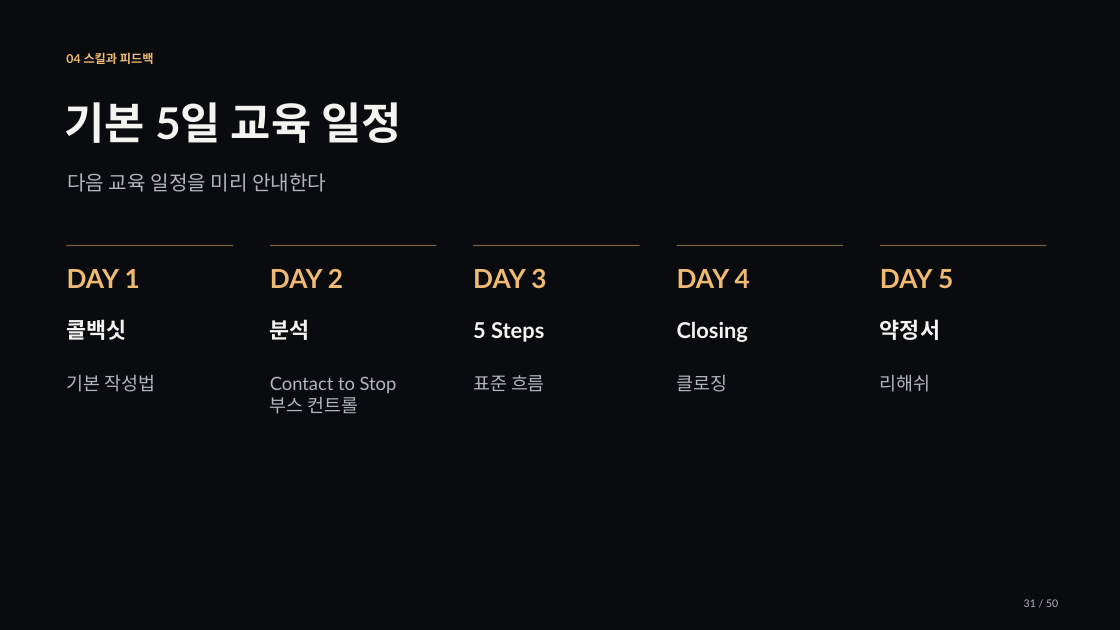
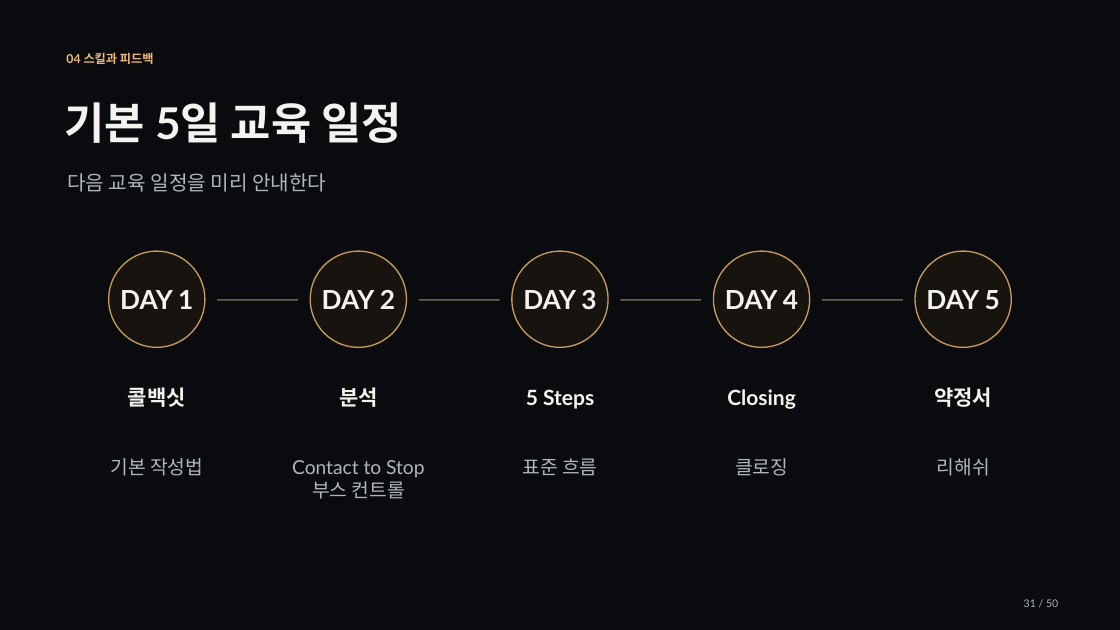
Before and after one commit to jaeyoung5178-bot/Presence, a slide deck: slide 31 of education/training/signature/training-signature.pptx. Drawn at 1120x630 pixels with LibreOffice and Linux fonts; fonts in the diff are those of the drawing. Boxes give left, top, right and bottom in pixels: in the first picture for what was removed or moved away, otherwise in the second. Text is boxed around its words. In the diff, an @@ line names an element or a change of style, - is before the commit and + after.

```diff
--- a/education/training/signature/training-signature.pptx
+++ b/education/training/signature/training-signature.pptx
@@ rectangle removed at bbox=[66, 245, 233, 247] @@
@@ text "DAY 1": place and size @@
-text "DAY 1" at bbox=[67, 269, 140, 288]
+text "DAY 1" at bbox=[120, 290, 193, 309]
@@ ellipse added at bbox=[108, 251, 205, 348], fill #17130E, outline #C99A59 1.13 pt @@
@@ text "DAY 2": place and size @@
-text "DAY 2" at bbox=[270, 269, 343, 288]
+text "DAY 2" at bbox=[322, 290, 395, 309]
@@ ellipse added at bbox=[310, 251, 407, 348], fill #17130E, outline #C99A59 1.13 pt @@
@@ text "DAY 3": place and size @@
-text "DAY 3" at bbox=[473, 269, 546, 289]
+text "DAY 3" at bbox=[523, 290, 596, 310]
@@ ellipse added at bbox=[512, 251, 608, 348], fill #17130E, outline #C99A59 1.13 pt @@
@@ text "DAY 4": place and size @@
-text "DAY 4" at bbox=[677, 269, 750, 288]
+text "DAY 4" at bbox=[725, 290, 798, 309]
@@ ellipse added at bbox=[713, 251, 810, 348], fill #17130E, outline #C99A59 1.13 pt @@
@@ text colour #EFBB73 to #F4F3EF; alignment left to centre; vertical alignment top to middle in 5 elements at bbox=[523, 290, 596, 310], bbox=[322, 290, 395, 309], bbox=[725, 290, 798, 309], bbox=[120, 290, 193, 309], bbox=[926, 290, 1000, 309] @@
@@ text "DAY 5": place and size @@
-text "DAY 5" at bbox=[880, 269, 953, 288]
+text "DAY 5" at bbox=[926, 290, 1000, 309]
@@ ellipse added at bbox=[915, 251, 1012, 348], fill #17130E, outline #C99A59 1.13 pt @@
@@ rectangle: place and size @@
-rectangle at bbox=[270, 245, 436, 247]
+rectangle at bbox=[218, 299, 298, 301]
@@ rectangle: place and size @@
-rectangle at bbox=[473, 245, 639, 247]
+rectangle at bbox=[419, 299, 500, 301]
@@ rectangle: place and size @@
-rectangle at bbox=[676, 245, 843, 247]
+rectangle at bbox=[621, 299, 702, 301]
@@ rectangle: place and size @@
-rectangle at bbox=[880, 245, 1046, 247]
+rectangle at bbox=[823, 299, 903, 301]
@@ text "콜백싯": place and size @@
-text "콜백싯" at bbox=[67, 319, 127, 340]
+text "콜백싯" at bbox=[128, 387, 186, 407]
@@ text "분석": place and size @@
-text "분석" at bbox=[270, 319, 310, 340]
+text "분석" at bbox=[339, 387, 378, 407]
@@ text "5 Steps": place and size @@
-text "5 Steps" at bbox=[473, 322, 544, 342]
+text "5 Steps" at bbox=[526, 389, 594, 409]
@@ text "Closing": place and size @@
-text "Closing" at bbox=[677, 321, 748, 342]
+text "Closing" at bbox=[727, 389, 796, 409]
@@ size 18.8 to 18 pt; alignment left to centre in 5 elements at bbox=[526, 389, 594, 409], bbox=[339, 387, 378, 407], bbox=[727, 389, 796, 409], bbox=[128, 387, 186, 407], bbox=[934, 387, 992, 407] @@
@@ text "약정서": place and size @@
-text "약정서" at bbox=[880, 319, 940, 340]
+text "약정서" at bbox=[934, 387, 992, 407]
@@ text "기본 작성법": place and size @@
-text "기본 작성법" at bbox=[67, 375, 155, 392]
+text "기본 작성법" at bbox=[111, 458, 203, 476]
@@ text "Contact to Stop": place and size @@
-text "Contact to Stop" at bbox=[270, 376, 397, 414]
+text "Contact to Stop" at bbox=[292, 460, 424, 499]
@@ text "표준 흐름": place and size @@
-text "표준 흐름" at bbox=[473, 375, 545, 391]
+text "표준 흐름" at bbox=[523, 458, 597, 476]
@@ text "클로징": place and size @@
-text "클로징" at bbox=[677, 375, 728, 392]
+text "클로징" at bbox=[735, 458, 788, 476]
@@ size 15.8 to 16.5 pt; alignment left to centre in 5 elements at bbox=[523, 458, 597, 476], bbox=[735, 458, 788, 476], bbox=[292, 460, 424, 499], bbox=[111, 458, 203, 476], bbox=[937, 458, 990, 476] @@
@@ text "리해쉬": place and size @@
-text "리해쉬" at bbox=[880, 375, 931, 392]
+text "리해쉬" at bbox=[937, 458, 990, 476]
```
Also in this commit, not shown: 24 other slides changed, 34 other files.
